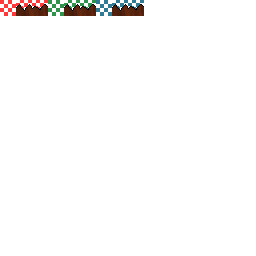
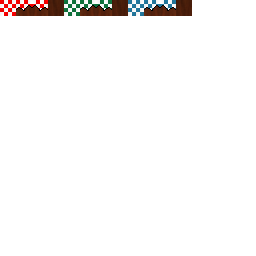
Revision of a layered 256px x 256px image; what changed, layer by layer:
added layer "Pasted Layer #4" above "Pasted Layer #3" over [128, 0, 176, 16]
painted on "Pasted Layer #3" over [64, 0, 144, 16]
added layer "Layer copy #1" above "Layer copy" over [128, 0, 192, 16]
renamed "Pasted Layer copy" to "Layer copy", moved it above "Pasted Layer", painted on it over [48, 0, 128, 16]
moved "Pasted Layer" above "Pasted Layer #2", painted on it over [0, 0, 64, 16]
painted on "Pasted Layer #2" over [32, 0, 96, 16]
showed "Pasted Layer #1", painted on it over [16, 0, 96, 16]
removed layer "Pasted Layer copy #1" over [96, 0, 144, 16]
painted on "Layer" over [0, 0, 16, 16]
